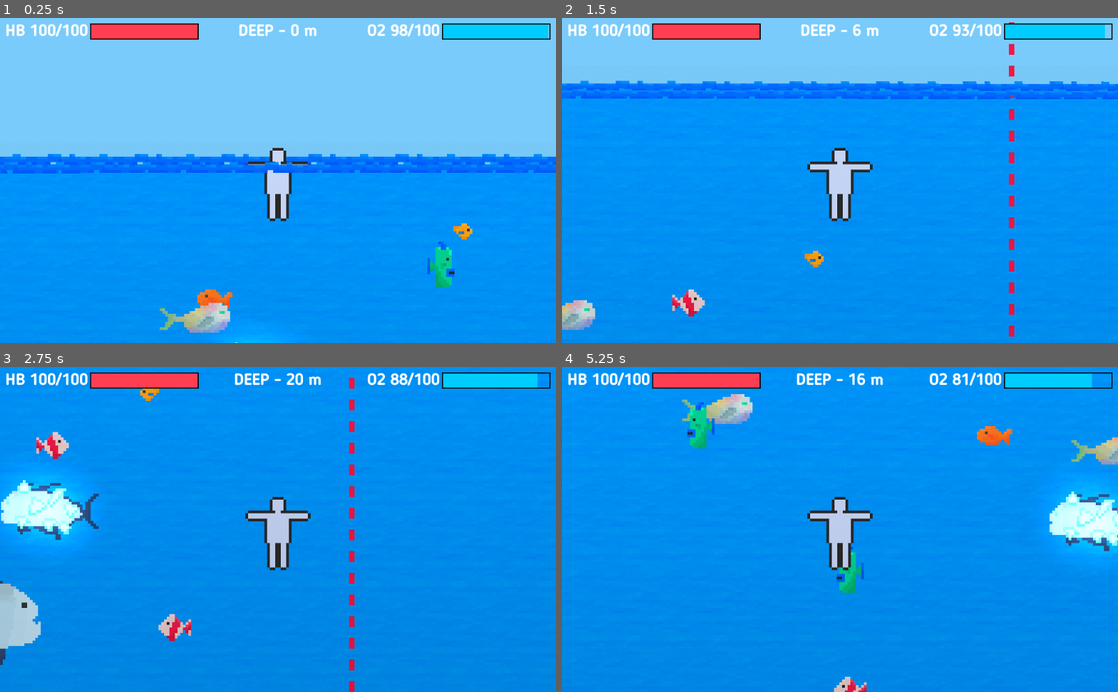
Above: before the commit, frames 1-4 (two rows, left to right).
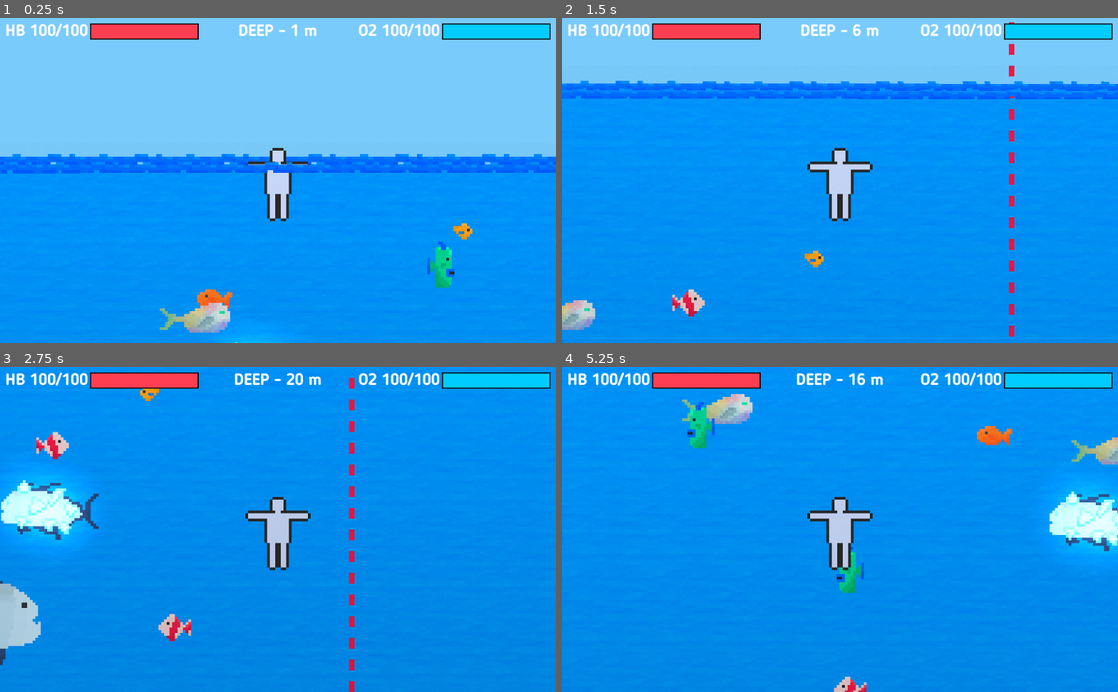
Above: after the commit, the same moments.

Repository: eliaperantoni/fisherman
Game: Godot game, scene res://scenes/main/Main.tscn
Same seed, same stepped clock (60 frames per second), same inputs: the game is played once before the commit and once after it.
Inputs:
- Up to frame 1 (0.25 s): no input
- Up to frame 2 (1.5 s): hold Right (ui_right) 0.53-1.28 s; hold Shift 0.53-1.28 s; hold Down (ui_down) from 1.28 s (still down); tap Shift at 1.35 s
- Up to frame 3 (2.75 s): release Down (ui_down) at 2.03 s; hold Right (ui_right) from 2.03 s (still down); hold Shift from 2.03 s (still down)
- Up to frame 4 (5.25 s): release Right (ui_right) at 2.78 s; release Shift at 2.78 s; hold Up (ui_up) 2.78-3.53 s; tap Shift at 2.85, 4.35 s; hold Shift 3.53-4.28 s; hold Left (ui_left) 3.53-5.03 s; hold Down (ui_down) from 5.03 s (still down); hold Shift from 5.03 s (still down)

The runs differ from the first frame. In frame 1, 0.2% of the frame differs, in the area x 52-99%, y 1-7%; in frame 2, 0.2%; in frame 3, 0.3%; in frame 4, 0.4%, in the area x 64-99%, y 1-7%.

Commit message:
Life and Oxygen bug

Diff:
--- a/scenes/interface/interface.gd
+++ b/scenes/interface/interface.gd
@@ -5,8 +5,12 @@
 	_set_life(100)
 	_set_deep(0)
 
+func _process(delta):
+	self.player_moved(.get_parent().get_parent().get_node("Player").position.y)
+
 func _set_oxygen(value):
 	$Oxygen/Bar.value = value
+	$Oxygen/Label.text = "O2 %s/100" % value
 	$Oxygen/Label.text = "O2 %s/100" % value
 
 func _set_life(value):
@@ -16,13 +20,17 @@
 func _set_deep(value):
 	$DeepCounter.text = "DEEP - %s m" % value
 
-func _on_Player_oxygen_modified(value):
+func _on_player_oxygen_modified(value):
 	_set_oxygen(value)
 
 
-func _on_Player_player_moved(position):
-	var value = position.y/5
+func player_moved(position):
+	var value = position/5
 	if value<0:
 		value=0
 	value = int(value)
 	_set_deep(value)
+
+
+func _on_Player_life_modified(life):
+	_set_life(life)
--- a/scenes/main/Main.tscn
+++ b/scenes/main/Main.tscn
@@ -124,5 +124,6 @@
 margin_bottom = 0.0
 [connection signal="body_entered" from="Water/Area" to="Player" method="_on_water_entered"]
 [connection signal="body_exited" from="Water/Area" to="Player" method="_on_water_exited"]
+[connection signal="life_modified" from="Player" to="CanvasLayer/Interface" method="_on_Player_life_modified"]
 [connection signal="oxygen_modified" from="Player" to="CanvasLayer/Interface" method="_on_Player_oxygen_modified"]
 [connection signal="player_moved" from="Player" to="CanvasLayer/Interface" method="_on_Player_player_moved"]
--- a/scenes/player/player_controller.gd
+++ b/scenes/player/player_controller.gd
@@ -11,6 +11,9 @@
 
 signal player_moved
 signal oxygen_modified
+signal life_modified
+signal oxygen_end
+signal life_end
 
 func _physics_process(delta):
 	self.linear_velocity *= (1 - drag_coefficient)
@@ -36,15 +39,11 @@
 		direction.y = 0
 
 	self.apply_central_impulse(direction * delta * impulse_multiplier * (10 if Input.is_key_pressed(KEY_SHIFT) else 1))
-
-	if direction != Vector2(0,0) or not can_swim:
-		emit_signal("player_moved", position)
-
 	if can_swim:
 		oxygen -= delta*oxygen_decrease;
 		_oxygen_modified(oxygen)
 	else:
-		oxygen += delta*oxygen_refill;
+		oxygen += delta*oxygen_refill
 		_oxygen_modified(oxygen)
 
 func _oxygen_modified(value):
@@ -53,6 +52,7 @@
 		value=100
 	if value<0:
 		value=0
+		emit_signal("oxygen_end")
 	oxygen = value
 	emit_signal("oxygen_modified", int(oxygen))
 
@@ -65,3 +65,11 @@
 	if body == self:
 		can_swim = false
 		self.gravity_scale = 10
+
+
+func _life_decrease(poit_decrease):
+	life -=poit_decrease
+	if(life<=0):
+		life = 0
+		emit_signal("life_end")
+	emit_signal("life_modified",life)
